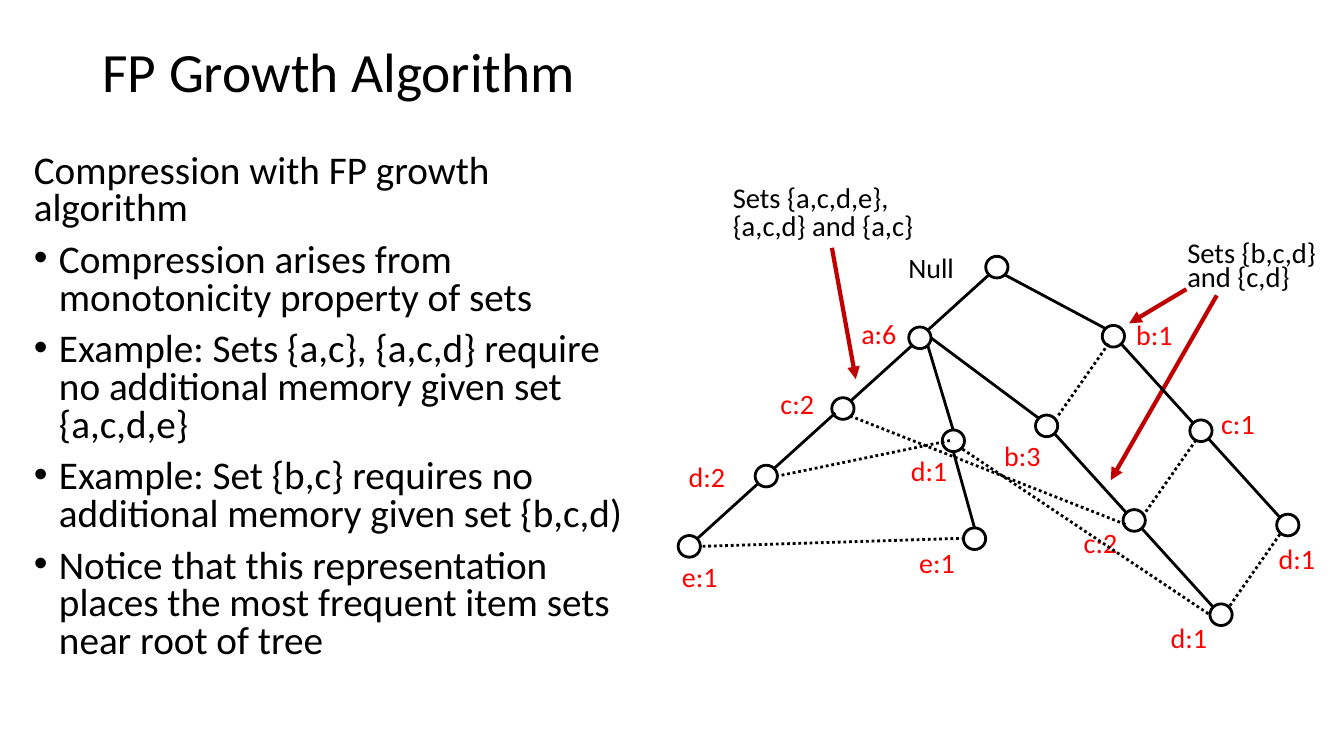
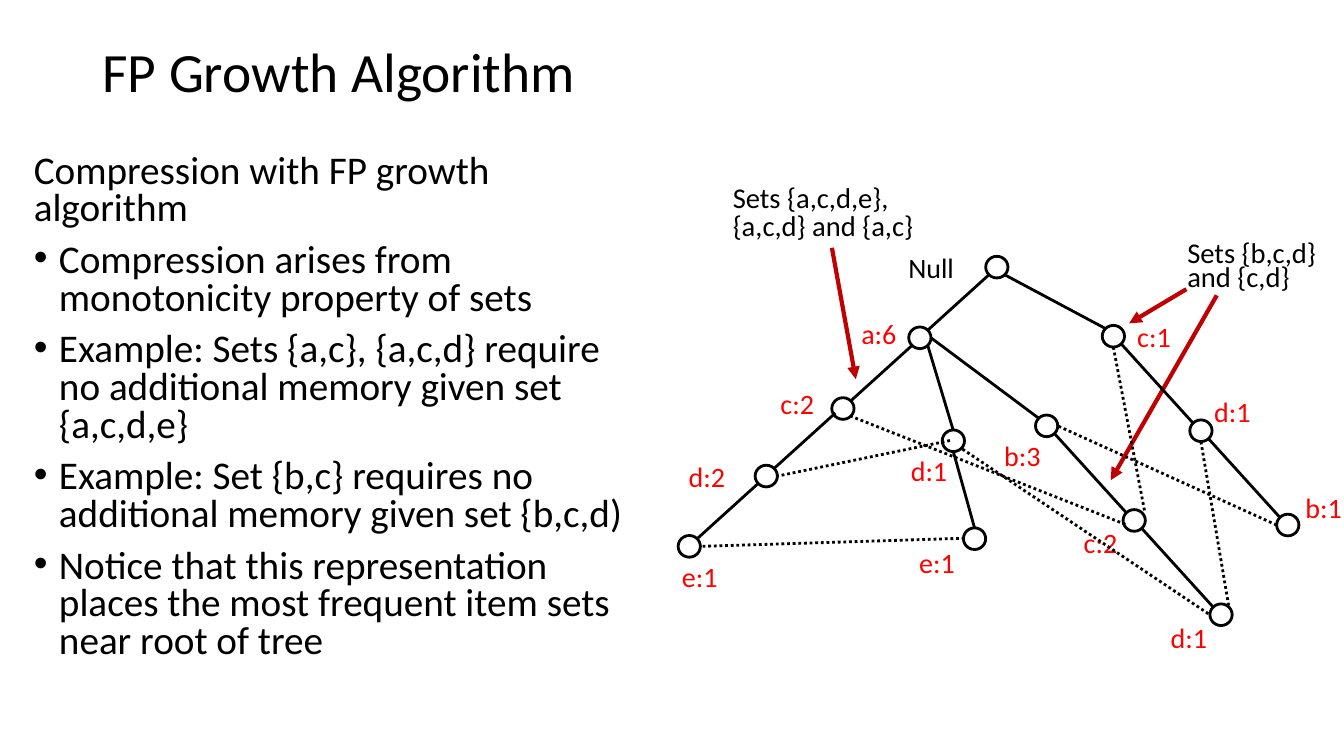
Before and after one commit to StephenElston/CSCI-E-108, a slide deck: slide 52 of slides/13_AssociationsFrequentItems.pptx. Drawn at 1344x756 pixels with LibreOffice and Linux fonts; fonts in the diff are those of the drawing. Boxes give left, top, right and bottom in pixels: in the first picture for what was removed or moved away, otherwise in the second. Text is boxed around its words. In the diff, an @@ line names an element or a change of style, - is before the commit and + after.

```diff
--- a/slides/13_AssociationsFrequentItems.pptx
+++ b/slides/13_AssociationsFrequentItems.pptx
@@ text "c:1" moved from (x1=1221, y1=416, x2=1255, y2=435) to (x1=1137, y1=329, x2=1171, y2=348) @@
@@ line moved from (1196, 441) - (1145, 513) to (1114, 347) - (1145, 513) @@
@@ text "d:1" moved from (x1=1279, y1=549, x2=1315, y2=570) to (x1=1214, y1=402, x2=1250, y2=423) @@
@@ line moved from (1109, 344) - (1058, 416) to (1277, 525) - (1058, 426) @@
@@ line moved from (1280, 534) - (1229, 607) to (1201, 442) - (1229, 607) @@
@@ text "b:1" rewrapped from (x1=1136, y1=322, x2=1172, y2=346) to (x1=1305, y1=498, x2=1341, y2=518) @@
```
Also in this commit, not shown: 7 other slides changed.
